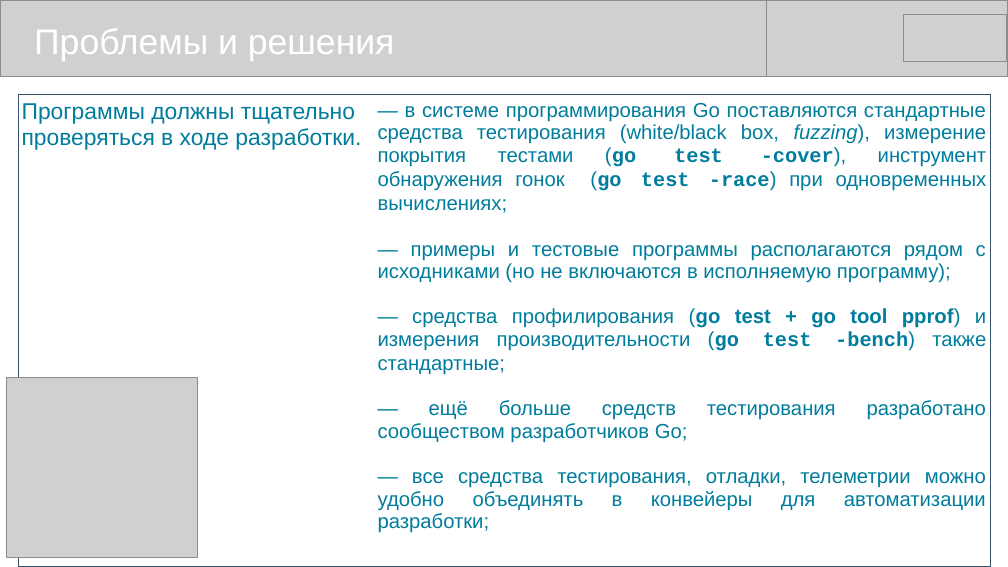
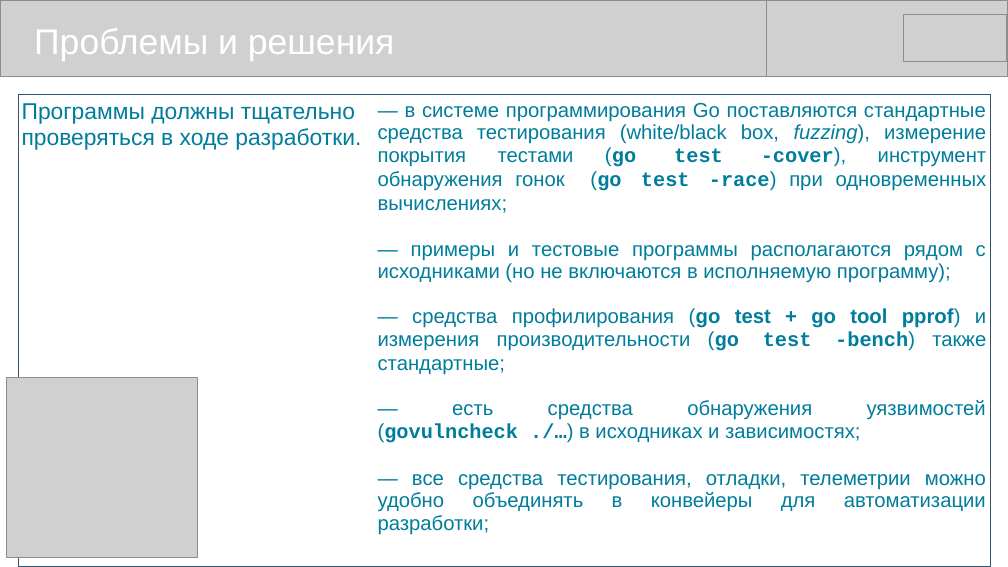
Before and after one commit to mike-shock/Go_language, a slide deck: slide 15 of view/Go_View.odp. Drawn at 1008x567 pixels with LibreOffice and Linux fonts; fonts in the diff are those of the drawing; grey boxes stand for pictures. Boxes give left, top, right and bottom in pixels: in the first picture for what was removed or moved away, otherwise in the second. Text is boxed around its words. In the diff, an @@ line names an element or a change of style, - is before the commit and + after.

```diff
--- a/view/Go_View.odp
+++ b/view/Go_View.odp
@@ table at bbox=[18, 94, 991, 539] @@
-row 1, column 2: — в системе программирования Go поставляются стандартные средства тестирования (white/black box, fuzzing), измерение покрытия тестами (go test -cover), инструмент обнаружения гонок (go test -race) при одновременных вычислениях; / — примеры и тестовые программы располагаются рядом с исходниками (но не включаются в исполняемую программу); / — средства профилирования (go test + go tool pprof) и измерения производительности (go test -bench) также стандартные; / — ещё больше средств тестирования разработано сообществом разработчиков Go; / — все средства тестирования, отладки, телеметрии можно удобно объединять в конвейеры для автоматизации разработки;
+row 1, column 2: — в системе программирования Go поставляются стандартные средства тестирования (white/black box, fuzzing), измерение покрытия тестами (go test -cover), инструмент обнаружения гонок (go test -race) при одновременных вычислениях; / — примеры и тестовые программы располагаются рядом с исходниками (но не включаются в исполняемую программу); / — средства профилирования (go test + go tool pprof) и измерения производительности (go test -bench) также стандартные; / — есть средства обнаружения уязвимостей (govulncheck ./…) в исходниках и зависимостях; / — все средства тестирования, отладки, телеметрии можно удобно объединять в конвейеры для автоматизации разработки;
```
Also in this commit, not shown: 2 other files.
